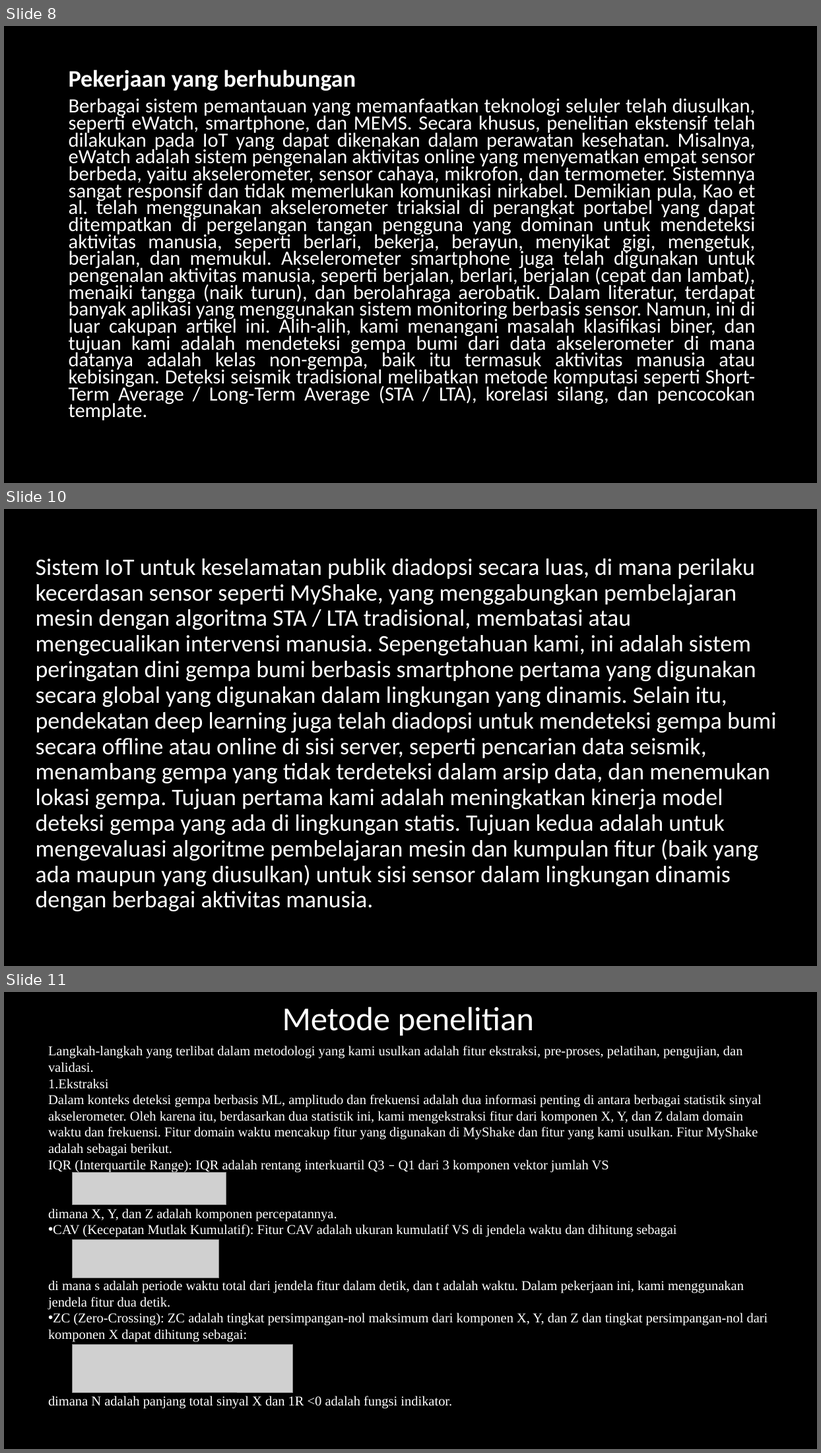
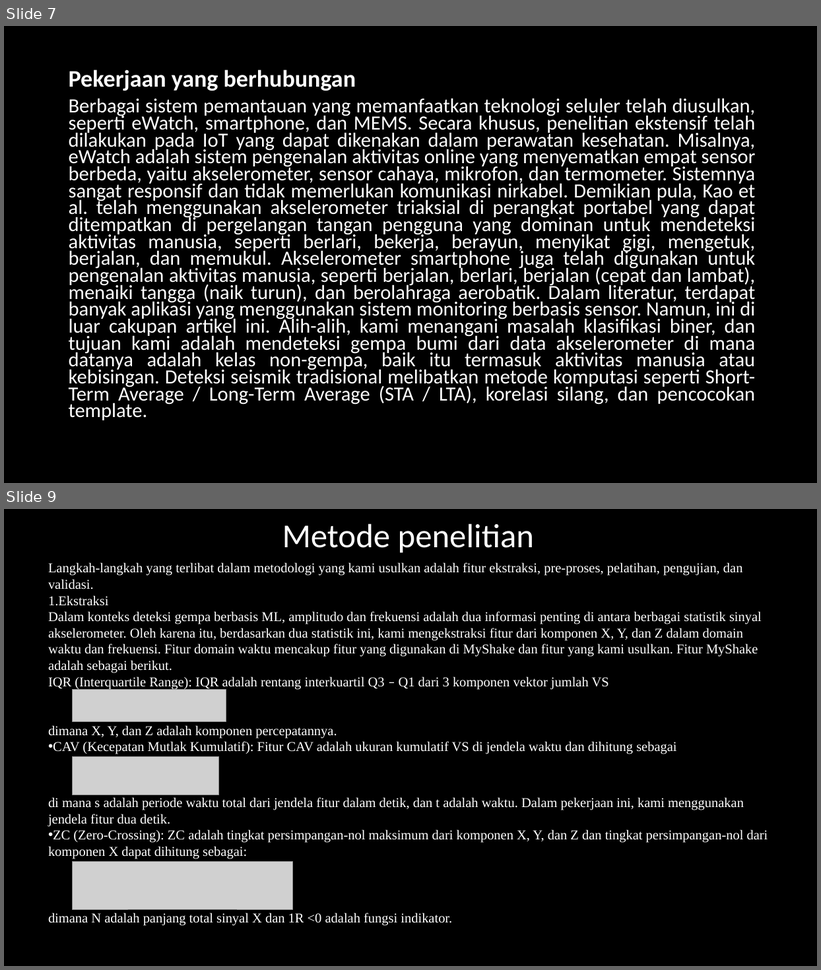
Before and after one commit to juvina03/SBP, a slide deck: PPT_Presentasi_SBP.pptx. Shown one above the other, each under a label of ours: slides 8, 10 and 11 before the commit, slides 7 and 9 after it; the slides between them are not shown. The pictures are 821x1453 and 821x970 pixels, drawn with LibreOffice and Linux fonts; fonts in the diff are those of the drawing; grey boxes stand for pictures. Boxes give left, top, right and bottom in pixels: in the first picture for what was removed or moved away, otherwise in the second. Text is boxed around its words. In the diff, an @@ line names an element or a change of style, - is before the commit and + after.

```diff
--- a/PPT_Presentasi_SBP.pptx
+++ b/PPT_Presentasi_SBP.pptx
@@ slide 10 removed at [4, 509, 817, 966], background #000000 @@
@@ text removed at [36, 559, 777, 912] @@
-Sistem IoT untuk keselamatan publik diadopsi secara luas, di mana perilaku kecerdasan sensor seperti MyShake, yang menggabungkan pembelajaran mesin dengan algoritma STA / LTA tradisional, membatasi atau mengecualikan intervensi manusia. Sepengetahuan kami, ini adalah sistem peringatan dini gempa bumi berbasis smartphone pertama yang digunakan secara global yang digunakan dalam lingkungan yang dinamis. Selain itu, pendekatan deep learning juga telah diadopsi untuk mendeteksi gempa bumi secara offline atau online di sisi server, seperti pencarian data seismik, menambang gempa yang tidak terdeteksi dalam arsip data, dan menemukan lokasi gempa. Tujuan pertama kami adalah meningkatkan kinerja model deteksi gempa yang ada di lingkungan statis. Tujuan kedua adalah untuk mengevaluasi algoritme pembelajaran mesin dan kumpulan fitur (baik yang ada maupun yang diusulkan) untuk sisi sensor dalam lingkungan dinamis dengan berbagai aktivitas manusia.
@@ what was slide 8 is now slide 7 @@
@@ what was slide 11 is now slide 9 @@
```
Also in this commit, not shown: 2 slides changed, 1 other slide removed.
